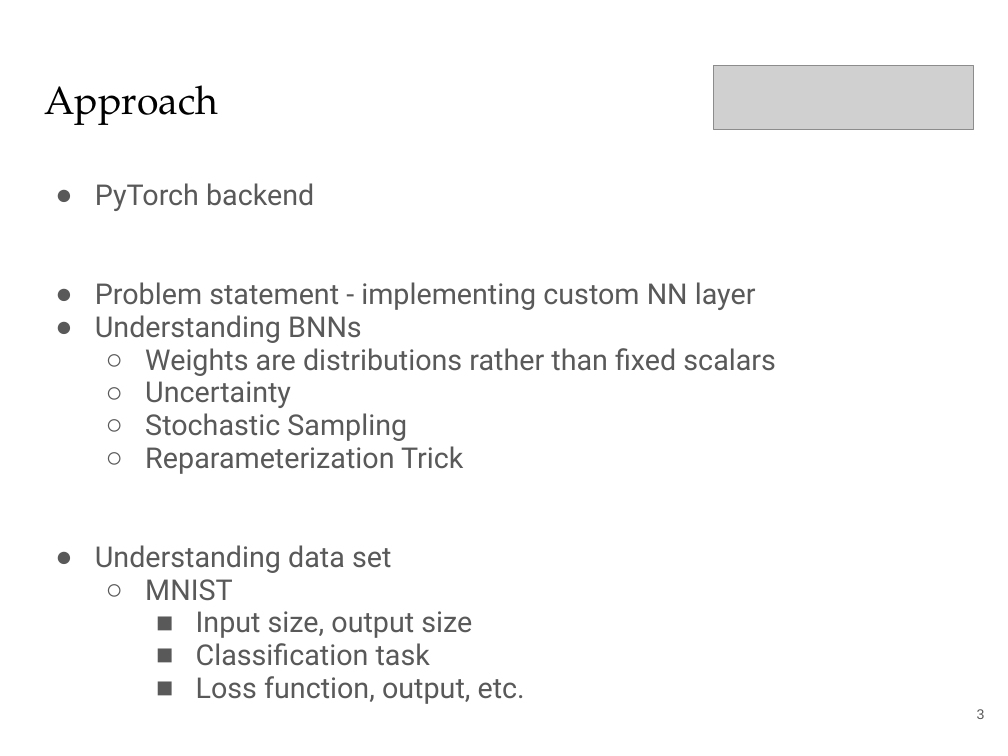
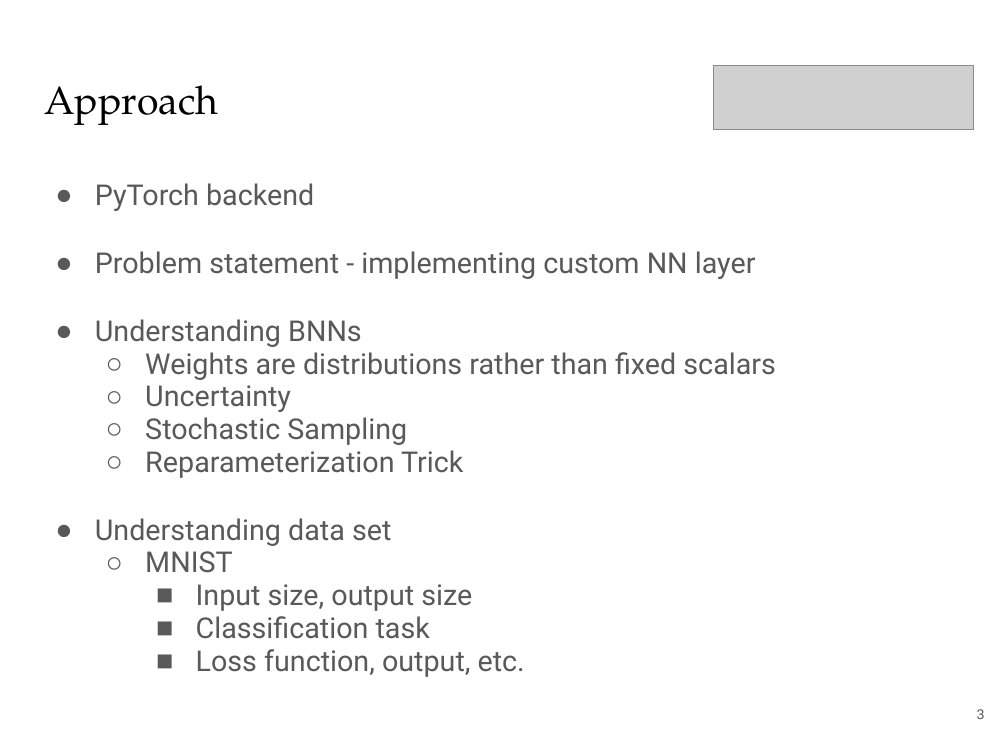
Before and after one commit to ofoofoo/bayesian-nn, a slide deck: slide 3 of Bayesian Neural Network Presentation.pptx. Drawn at 1008x756 pixels with LibreOffice and Linux fonts; fonts in the diff are those of the drawing; grey boxes stand for pictures. Boxes give left, top, right and bottom in pixels: in the first picture for what was removed or moved away, otherwise in the second. Text is boxed around its words. In the diff, an @@ line names an element or a change of style, - is before the commit and + after.

```diff
--- a/Bayesian Neural Network Presentation.pptx
+++ b/Bayesian Neural Network Presentation.pptx
@@ text at <box>95,319,362,347</box>: more space between paragraphs @@
```
Also in this commit, not shown: 3 other slides changed.
